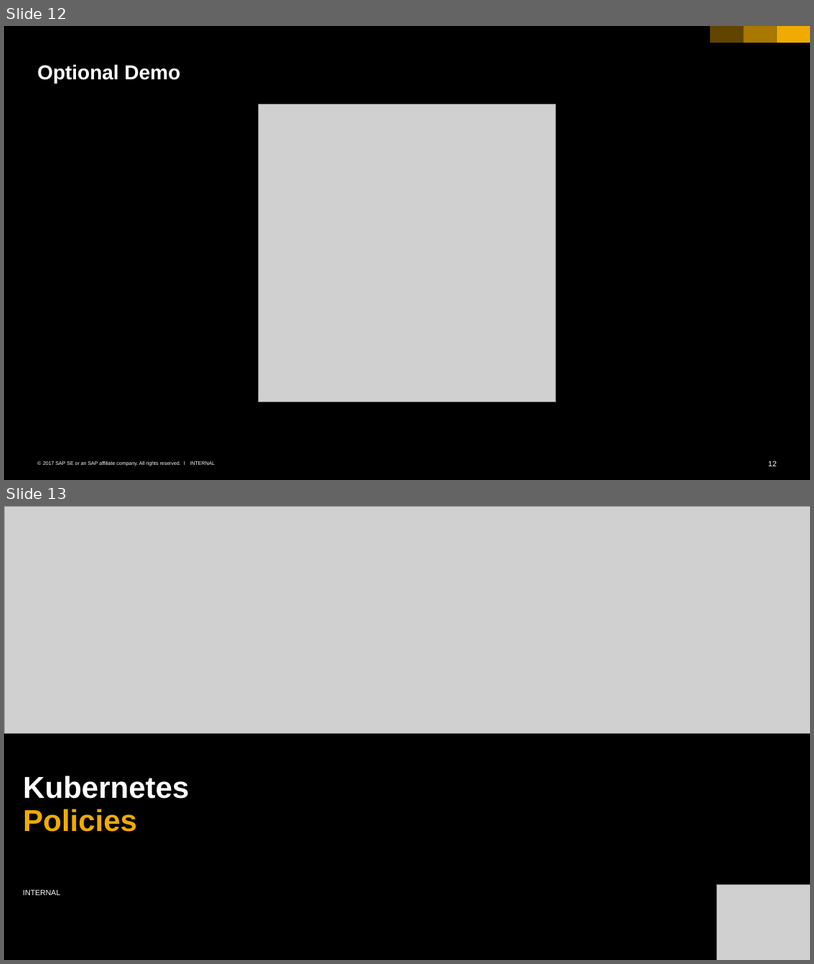
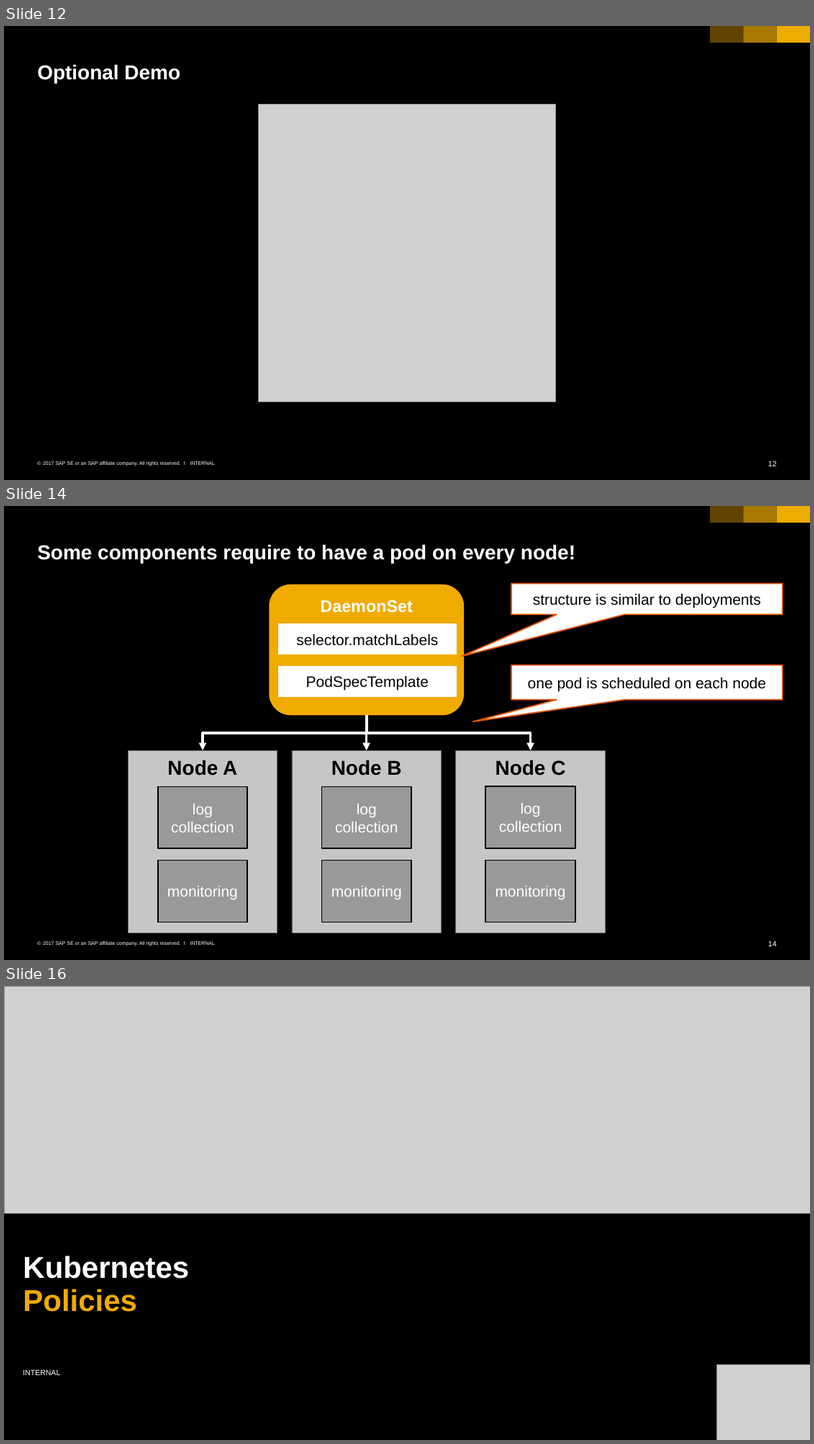
Before and after one commit to cuijiyao01/docker-k8s-training, a slide deck: kubernetes/11_administration.pptx. Shown one above the other, each under a label of ours: slides 12 and 13 before the commit, slides 12, 14 and 16 after it; the slides between them are not shown. The pictures are 814x964 and 814x1444 pixels, drawn with LibreOffice and Linux fonts; fonts in the diff are those of the drawing; grey boxes stand for pictures; background and template pictures are left out. Boxes give left, top, right and bottom in pixels: in the first picture for what was removed or moved away, otherwise in the second. Text is boxed around its words. In the diff, an @@ line names an element or a change of style, - is before the commit and + after.

Commit message:
added brief intro to daemonset & job

```diff
--- a/kubernetes/11_administration.pptx
+++ b/kubernetes/11_administration.pptx
@@ slide 14 added at [4, 506, 810, 960], background #000000; not listed: 6 template elements that a slide beside it also shows @@
@@ title added at [37, 544, 576, 563], 24 pt, text #FFFFFF, bold @@
+Some components require to have a pod on every node!
@@ rounded rectangle added at [270, 584, 465, 715], fill #F0AB00, 20 pt, text #FFFFFF, bold @@
+DaemonSet
@@ speech box added at [512, 583, 783, 614], fill #FFFFFF, outline #E35500 1.5 pt, 18 pt, text #000000 @@
+structure is similar to deployments
@@ rectangle added at [277, 623, 458, 655], fill #FFFFFF, outline #F0AB00 1.5 pt, 18 pt, text #000000 @@
+selector.matchLabels
@@ rectangle added at [277, 665, 458, 697], fill #FFFFFF, outline #F0AB00 1.5 pt, 18 pt, text #000000 @@
+PodSpecTemplate
@@ speech box added at [512, 665, 783, 700], fill #FFFFFF, outline #E35500 1.5 pt, 18 pt, text #000000 @@
+one pod is scheduled on each node
@@ elbow arrow added from (367, 715) to (203, 750), #FFFFFF 3 pt @@
@@ elbow arrow added from (367, 715) to (530, 750), #FFFFFF 3 pt @@
@@ elbow arrow added from (367, 715) to (367, 750), #FFFFFF 3 pt @@
@@ rectangle added at [128, 750, 277, 932], fill #C6C6C6, outline #666666 0.79 pt, 24 pt, text #000000, bold @@
+Node A
@@ rectangle added at [292, 750, 441, 932], fill #C6C6C6, outline #666666 0.79 pt, 24 pt, text #000000, bold @@
+Node B
@@ rectangle added at [456, 750, 605, 932], fill #C6C6C6, outline #666666 0.79 pt, 24 pt, text #000000, bold @@
+Node C
@@ rectangle added at [486, 786, 575, 847], fill #999999, outline #000000 1.5 pt, 18 pt, text #FFFFFF @@
+log collection
@@ rectangle added at [157, 787, 247, 848], fill #999999, outline #000000 1.5 pt, 18 pt, text #FFFFFF @@
+log collection
@@ rectangle added at [322, 787, 412, 848], fill #999999, outline #000000 1.5 pt, 18 pt, text #FFFFFF @@
+log collection
@@ rectangle added at [157, 860, 247, 921], fill #999999, outline #000000 1.5 pt, 18 pt, text #FFFFFF @@
+monitoring
@@ rectangle added at [322, 860, 412, 921], fill #999999, outline #000000 1.5 pt, 18 pt, text #FFFFFF @@
+monitoring
@@ rectangle added at [486, 860, 575, 921], fill #999999, outline #000000 1.5 pt, 18 pt, text #FFFFFF @@
+monitoring
@@ what was slide 13 is now slide 16 @@
```
Also in this commit, not shown: 1 slide changed, 2 other slides added.
